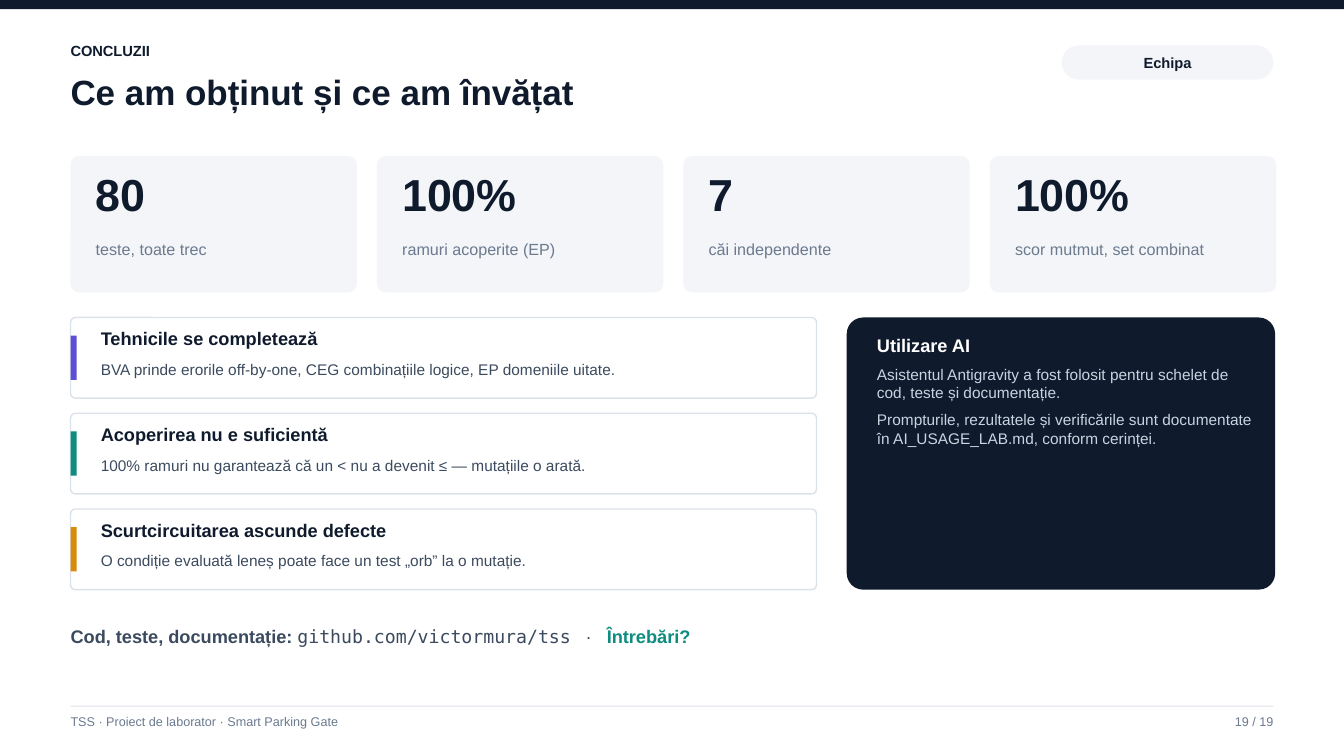
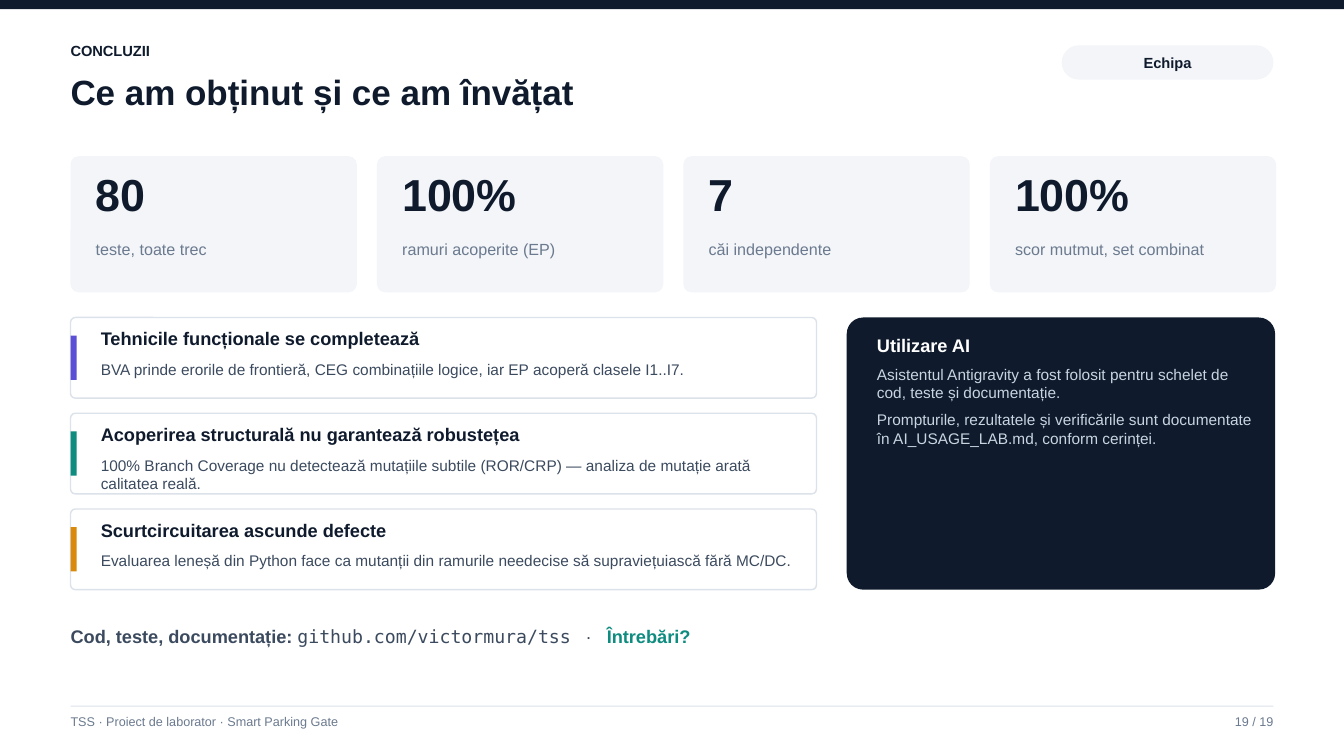
Before and after one commit to victormura/tss, a slide deck: slide 19 of proiect_laborator/docs/Prezentare_Laborator_TSS.pptx. Drawn at 1344x756 pixels with LibreOffice and Linux fonts; fonts in the diff are those of the drawing. Boxes give left, top, right and bottom in pixels: in the first picture for what was removed or moved away, otherwise in the second. Text is boxed around its words. In the diff, an @@ line names an element or a change of style, - is before the commit and + after.

```diff
--- a/proiect_laborator/docs/Prezentare_Laborator_TSS.pptx
+++ b/proiect_laborator/docs/Prezentare_Laborator_TSS.pptx
@@ text at [101, 331, 419, 349]: text changed @@
-Tehnicile se completează
+Tehnicile funcționale se completează
@@ text at [101, 363, 684, 378]: text changed @@
-BVA prinde erorile off-by-one, CEG combinațiile logice, EP domeniile uitate.
+BVA prinde erorile de frontieră, CEG combinațiile logice, iar EP acoperă clasele I1..I7.
@@ text at [101, 427, 520, 445]: text changed @@
-Acoperirea nu e suficientă
+Acoperirea structurală nu garantează robustețea
@@ text at [101, 459, 750, 489]: text changed @@
-100% ramuri nu garantează că un < nu a devenit ≤ — mutațiile o arată.
+100% Branch Coverage nu detectează mutațiile subtile (ROR/CRP) — analiza de mutație arată calitatea reală.
@@ text at [101, 554, 791, 570]: text changed @@
-O condiție evaluată leneș poate face un test „orb” la o mutație.
+Evaluarea leneșă din Python face ca mutanții din ramurile needecise să supraviețuiască fără MC/DC.
```
Also in this commit, not shown: 12 other slides changed, 2 other files.
